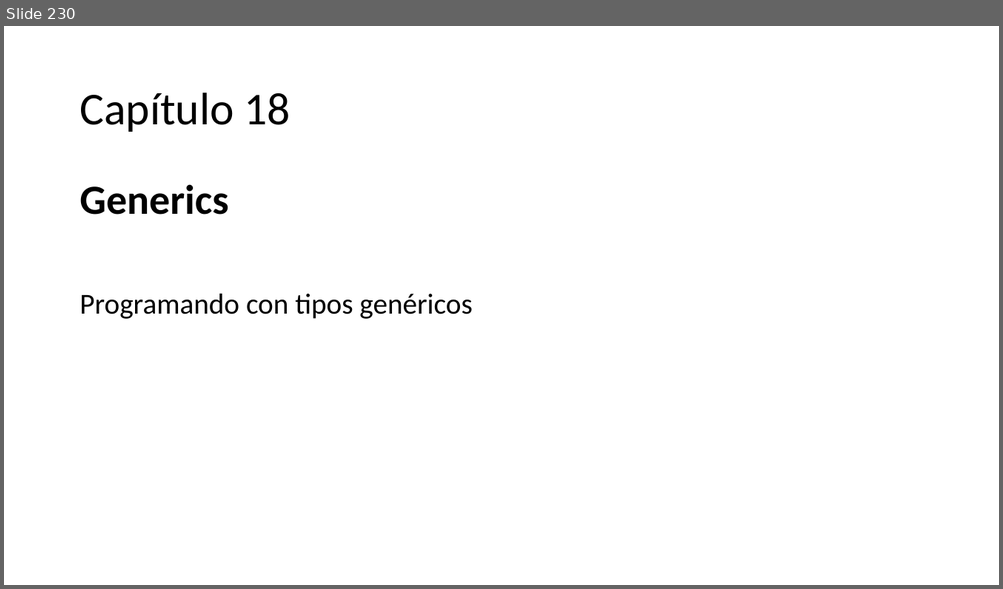
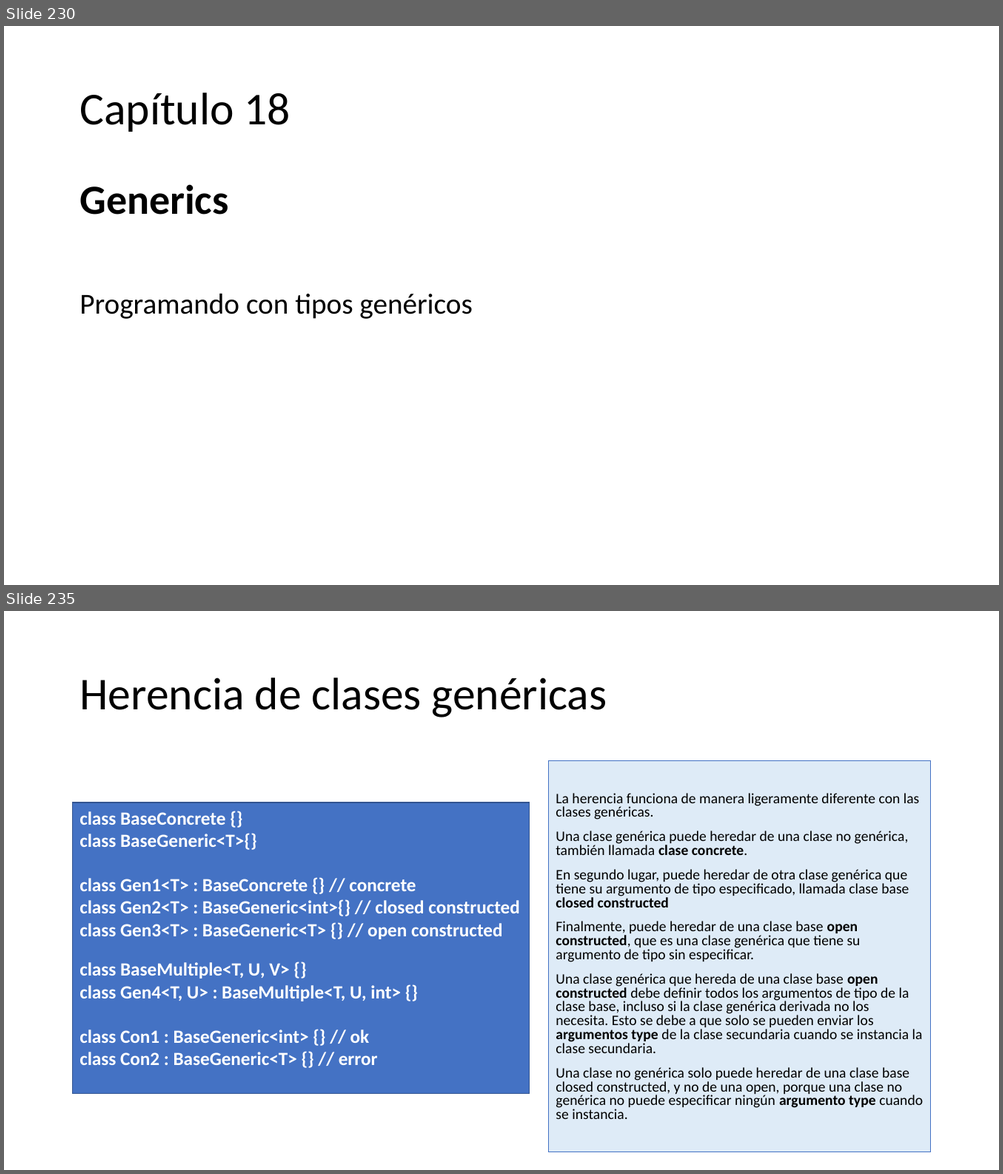
Before and after one commit to AlbertOsinaga/CursoCSharp__8, a slide deck: CSharpQuickReferencia.pptx. Shown one above the other, each under a label of ours: slide 230 before the commit, slides 230 and 235 after it; the slides between them are not shown. The pictures are 1003x589 and 1003x1174 pixels, drawn with LibreOffice and Linux fonts; fonts in the diff are those of the drawing. Boxes give left, top, right and bottom in pixels: in the first picture for what was removed or moved away, otherwise in the second. Text is boxed around its words. In the diff, an @@ line names an element or a change of style, - is before the commit and + after.

```diff
--- a/CSharpQuickReferencia.pptx
+++ b/CSharpQuickReferencia.pptx
@@ slide 235 added at (4,611,999,1170), background #FFFFFF @@
@@ title added at (79,678,607,718), 44 pt, text #000000 @@
+Herencia de clases genéricas
@@ text added at (549,761,930,1153), fill #DEEBF7, outline #4472C4 0.75 pt, 14 pt, text #000000 @@
+La herencia funciona de manera ligeramente diferente con las clases genéricas.
+Una clase genérica puede heredar de una clase no genérica, también llamada clase concrete.
+En segundo lugar, puede heredar de otra clase genérica que tiene su argumento de tipo especificado, llamada clase base closed constructed
+Finalmente, puede heredar de una clase base open constructed, que es una clase genérica que tiene su argumento de tipo sin especificar.
+Una clase genérica que hereda de una clase base open constructed debe definir todos los argumentos de tipo de la clase base, incluso si la clase genérica derivada no los necesita. Esto se debe a que solo se pueden enviar los argumentos type de la clase secundaria cuando se instancia la clase secundaria.
+Una clase no genérica solo puede heredar de una clase base closed constructed, y no de una open, porque una clase no genérica no puede especificar ningún argumento type cuando se instancia.
@@ rectangle added at (73,803,529,1093), fill #4472C4, outline #325491 1 pt, 18 pt, text #FFFFFF, bold @@
+class BaseConcrete {}
+class BaseGeneric<T>{}
+class Gen1<T> : BaseConcrete {} // concrete
+class Gen2<T> : BaseGeneric<int>{} // closed constructed
+class Gen3<T> : BaseGeneric<T> {} // open constructed
+class BaseMultiple<T, U, V> {}
+class Gen4<T, U> : BaseMultiple<T, U, int> {}
+class Con1 : BaseGeneric<int> {} // ok
+class Con2 : BaseGeneric<T> {} // error
```
Also in this commit, not shown: 14 other slides added, 1 other file.
